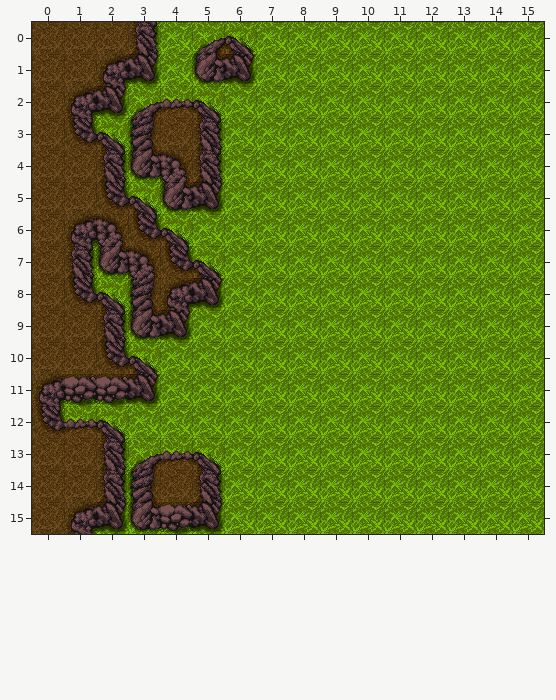
Level history. Tiled map: dev/art/map.tmx. The picture above is the old version.
Cells are 32x32 px. Shown: x 0..15, y 0..15. Tiles whose own drawing changed are shown in their newer look in all pictures.
The same view after the edit:
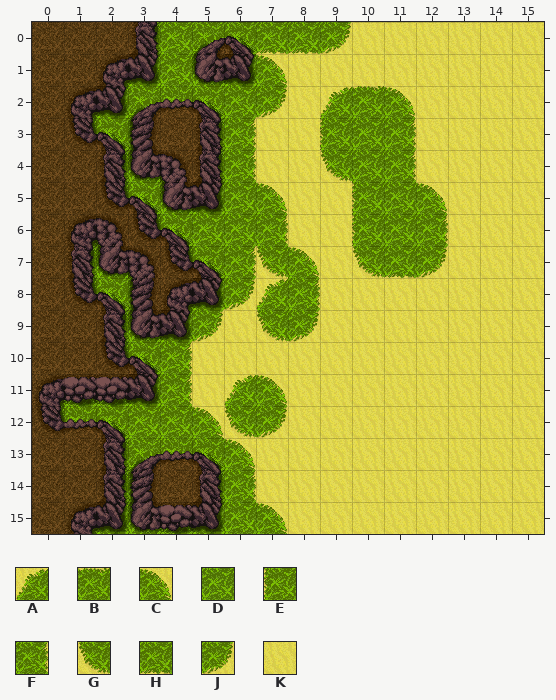
Key: from "Tileset": A 3, B 4, C 5, D 9, E 11, F 13, G 19, H 20, J 21, K 26.
_ is an empty cell, . an unchanged one.
The exact change:
--- layer "Tile Layer 1"
@@ x 4..15 @@
- 0 ...DDDDDDDDD
- 1 ...DDDDDDDDD
- 2 ...DDDDDDDDD
- 3 ..DDDD.DDDDD
- 4 ..DDDD.DDDDD
- 5 ...DDDD.DDDD
- 6 ...DDDD.DDDD
- 7 ..DDDDDDDDDD
- 8 ..DDDDDDDDDD
- 9 .DDDDDDDDDDD
-10 DDDDDDDDDDDD
-11 DDDDDDDDDDDD
-12 .DDDDDDDDDDD
-13 ..DDDDDDDDDD
-14 ..DDDDDDDDDD
-15 ...DDDDDDDDD
+ 0 ...HHJKKKKKK
+ 1 ...CKKKKKKKK
+ 2 ...JKABCKKKK
+ 3 ..FKKE.FKKKK
+ 4 ..FKKG.FKKKK
+ 5 ...CKKE.CKKK
+ 6 ...FKKE.FKKK
+ 7 ..FGCKGHJKKK
+ 8 ..JAFKKKKKKK
+ 9 .JKGJKKKKKKK
+10 FKKKKKKKKKKK
+11 FKACKKKKKKKK
+12 .CGJKKKKKKKK
+13 ..CKKKKKKKKK
+14 ..FKKKKKKKKK
+15 ...CKKKKKKKK
Boxes around the changes in both pictures, in picture pixels (x1, y1, x2, y2):
changed: (187, 22, 544, 534)
